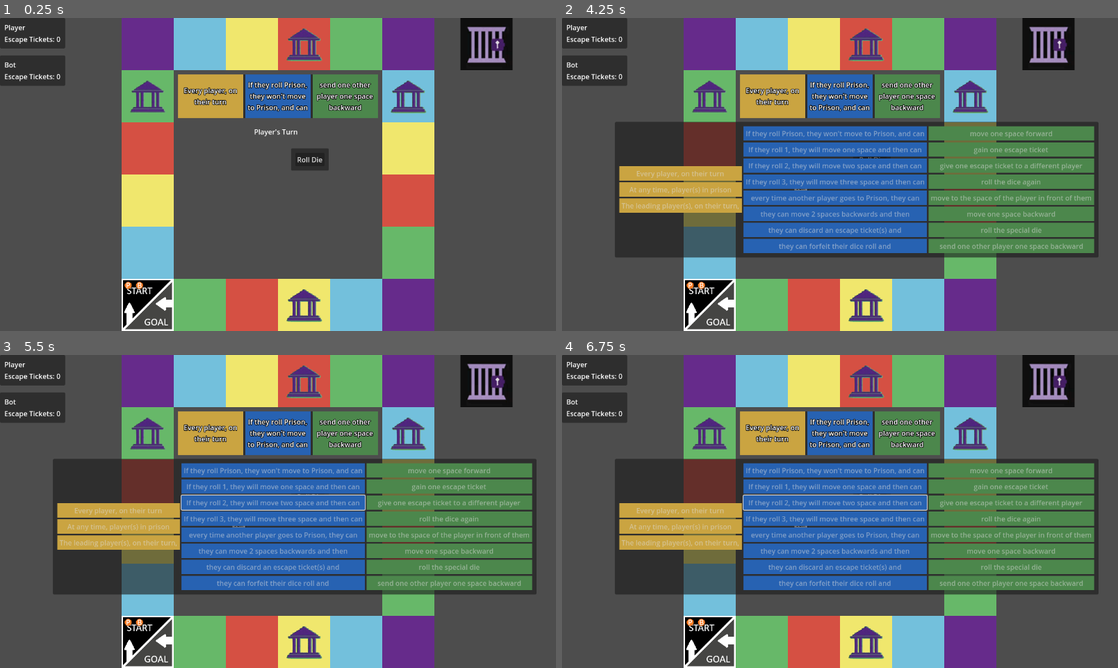
Above: before the commit, frames 1-4 (two rows, left to right).
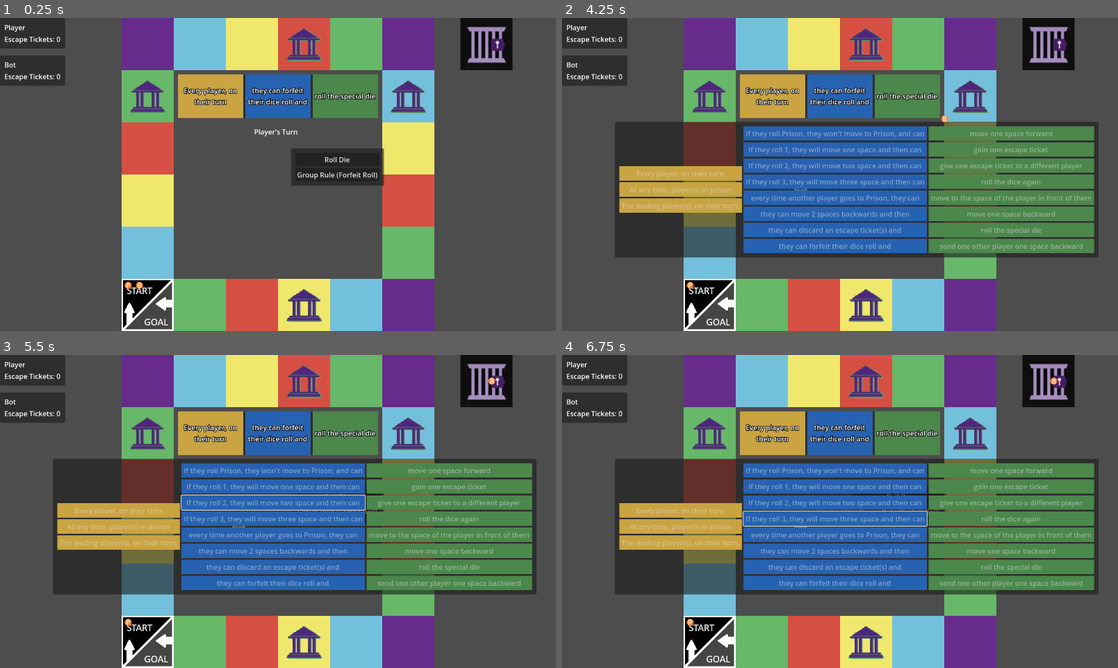
Above: after the commit, the same moments.

Repository: tjfeldman/RulesRace
Game: Godot game, scene res://rules_race_board.tscn
The game is run twice, just before and just after one commit, with the same random seed, the same clock (stepped at 60 frames per second) and the same inputs.
Inputs (mouse positions are in pixels of both pictures, inside the frame that each line leads up to):
- Up to frame 1 (0.25 s): no input
- Up to frame 2 (4.25 s): click "Roll Die" at 0.5 s; tap Enter at 1.25, 3.5 s; move the mouse to (962, 158) at 1.27 s; click (962, 158) at 1.42 s; click "End Turn" at 2 s; tap Space at 2.75 s; move the mouse to (728, 190) at 2.77 s; click (728, 190) at 2.92 s; move the mouse to (895, 105) at 3.52 s; click (895, 105) at 3.67 s
- Up to frame 3 (5.5 s): click (311, 495) at 4.25 s, where only the run before the commit has a clickable "Roll Die"; click (311, 495) at 5 s, where only the run before the commit has a clickable "Roll Die"
- Up to frame 4 (6.75 s): click "Roll Die" (after the commit: "Group Rule (Forfeit Roll)") at 5.75 s; click "Roll Die" (after the commit: "Group Rule (Forfeit Roll)") at 6.5 s

The runs differ from the first frame. In frame 1, 2.7% of the frame differs, in the area x 44-70%, y 20-54%; in frame 2, 1.2%; in frame 3, 1.2%; in frame 4, 1.8%.

Commit message:
The game now ends when all but 1 player has crossed the finish line. Improved handling of leading player and next player ahead.
Signed-off-by: Tyler Feldman <tyler.feldman148@gmail.com>

Diff:
--- a/scenes/playerUI.tscn
+++ b/scenes/playerUI.tscn
@@ -20,17 +20,30 @@
 [node name="VBoxContainer" type="VBoxContainer" parent="PanelContainer/MarginContainer"]
 layout_mode = 2
 
-[node name="PlayerName" type="Label" parent="PanelContainer/MarginContainer/VBoxContainer"]
+[node name="HBoxContainer" type="HBoxContainer" parent="PanelContainer/MarginContainer/VBoxContainer"]
+layout_mode = 2
+
+[node name="Leading" type="Label" parent="PanelContainer/MarginContainer/VBoxContainer/HBoxContainer"]
+visible = false
+layout_mode = 2
+text = "👑"
+
+[node name="PlayerName" type="Label" parent="PanelContainer/MarginContainer/VBoxContainer/HBoxContainer"]
 layout_mode = 2
 text = "Player"
 
-[node name="HBoxContainer" type="HBoxContainer" parent="PanelContainer/MarginContainer/VBoxContainer"]
+[node name="TicketCounter" type="HBoxContainer" parent="PanelContainer/MarginContainer/VBoxContainer"]
 layout_mode = 2
 
-[node name="EscapeTicket" type="Label" parent="PanelContainer/MarginContainer/VBoxContainer/HBoxContainer"]
+[node name="EscapeTicket" type="Label" parent="PanelContainer/MarginContainer/VBoxContainer/TicketCounter"]
 layout_mode = 2
 text = "Escape Tickets:"
 
-[node name="Count" type="Label" parent="PanelContainer/MarginContainer/VBoxContainer/HBoxContainer"]
+[node name="Count" type="Label" parent="PanelContainer/MarginContainer/VBoxContainer/TicketCounter"]
 layout_mode = 2
 text = "0"
+
+[node name="Finished" type="Label" parent="PanelContainer/MarginContainer/VBoxContainer"]
+visible = false
+layout_mode = 2
+text = "Player"
--- /dev/null
+++ b/scenes/results.tscn
@@ -0,0 +1,36 @@
+[gd_scene load_steps=2 format=3 uid="uid://du8y68lf1j8x7"]
+
+[ext_resource type="Script" uid="uid://b3fkq5ncjuf25" path="res://scripts/Results.gd" id="1_qh7lt"]
+
+[node name="Leaderboard" type="CenterContainer"]
+anchors_preset = 15
+anchor_right = 1.0
+anchor_bottom = 1.0
+grow_horizontal = 2
+grow_vertical = 2
+script = ExtResource("1_qh7lt")
+
+[node name="PanelContainer" type="PanelContainer" parent="."]
+layout_mode = 2
+
+[node name="MarginContainer" type="MarginContainer" parent="PanelContainer"]
+layout_mode = 2
+
+[node name="VBoxContainer" type="VBoxContainer" parent="PanelContainer/MarginContainer"]
+layout_mode = 2
+
+[node name="Label" type="Label" parent="PanelContainer/MarginContainer/VBoxContainer"]
+layout_mode = 2
+text = "Game Results"
+
+[node name="PlayersPanel" type="PanelContainer" parent="PanelContainer/MarginContainer/VBoxContainer"]
+layout_mode = 2
+
+[node name="PlayersList" type="VBoxContainer" parent="PanelContainer/MarginContainer/VBoxContainer/PlayersPanel"]
+layout_mode = 2
+
+[node name="Button" type="Button" parent="PanelContainer/MarginContainer/VBoxContainer"]
+layout_mode = 2
+text = "OKAY"
+
+[connection signal="pressed" from="PanelContainer/MarginContainer/VBoxContainer/Button" to="." method="_on_button_pressed"]
--- a/scripts/ActionManager.gd
+++ b/scripts/ActionManager.gd
@@ -12,6 +12,7 @@
 };
 
 func _ready() -> void:
+	Events.player_reached_goal.connect(_player_has_finished);
 	#connect button event to send itself
 	for action_button in action_buttons.get_children():
 		action_button.pressed.connect(_on_action_btn_pressed.bind(action_button));
@@ -45,6 +46,9 @@
 	for action_button in action_buttons.get_children():
 		action_button.disabled = false;
 
+func _player_has_finished(player: Player):
+	if player == TurnManager.get_turn_player():
+		self.visible = false;
 """
 Functions for Prompts
 """
--- a/scripts/Events.gd
+++ b/scripts/Events.gd
@@ -10,8 +10,11 @@
 signal gain_die_roll(special: bool);
 
 #Move Events
-signal player_moved(player: Player);
+signal player_moved();
 signal player_reached_goal(player: Player);
 
 #Group Rule Events
 signal action_trigger(pair: EventPair);
+
+#Game Over Event
+signal game_over();
--- a/scripts/GroupRuleManager.gd
+++ b/scripts/GroupRuleManager.gd
@@ -100,9 +100,9 @@
 		GroupRules.Effect.GAIN_TICKET:
 			affectedPlayer.addEscapeTicket();
 		GroupRules.Effect.REROLL_DIE:
-			await Events.emit_signal("gain_die_roll", false);
+			Events.gain_die_roll.emit(false);
 		GroupRules.Effect.ROLL_SPECIAL_DIE:
-			await Events.emit_signal("gain_die_roll", true);
+			Events.gain_die_roll.emit(true);
 		GroupRules.Effect.MOVE_TO_PLAYER_AHEAD:
 			await affectedPlayer.moveToPlayer(PlayerManager.getPlayerAhead(affectedPlayer));
 		GroupRules.Effect.MOVE_BACK:
--- a/scripts/GroupRuleSelector.gd
+++ b/scripts/GroupRuleSelector.gd
@@ -179,8 +179,8 @@
 #TESTING ONLY METHOD
 func _set_new_rule():
 	var selectedWhen = When.TURN;
-	var selectedTrigger = Trigger.ROLL_PRISON;
-	var selectedEffect = Effect.SEND_PLAYER_BACK_ONE;
+	var selectedTrigger = Trigger.FORFEIT_DIE;
+	var selectedEffect = Effect.ROLL_SPECIAL_DIE;
 
 	var whenBtn = whenGroup.get_buttons().filter(func(btn): if btn.type == selectedWhen: return btn)[0];
 	var triggerBtn = triggerGroup.get_buttons().filter(func(btn):  if btn.type == selectedTrigger: return btn)[0];
--- a/scripts/Main.gd
+++ b/scripts/Main.gd
@@ -7,6 +7,7 @@
 
 func _ready() -> void:
 	#start game
+	Events.game_over.connect(_game_is_over);
 	call_deferred("_start_game");
 
 func _start_game():
@@ -24,3 +25,10 @@
 	#turn_status.text = "%s's Turn" % PlayerManager.getCurrentTurnPlayer().playerName;
 	#Events.emit_signal("start_turn");
 	turn_manager.startRace();
+
+func _game_is_over():
+	for child in turn_manager.get_children():
+		child.visible = false;
+	var results = preload("res://scenes/results.tscn");
+	var results_ui = results.instantiate();
+	self.get_parent().add_child(results_ui);
--- a/scripts/Player/PlayerCharacter.gd
+++ b/scripts/Player/PlayerCharacter.gd
@@ -58,7 +58,7 @@
 		else:
 			await _movePlayerBackward();
 			x += 1;
-	Events.emit_signal("player_moved", self);
+	Events.emit_signal("player_moved");
 
 func moveToPlayer(player: Player):
 	var dist = player.getBoardPosition() - _boardPosition;
@@ -69,7 +69,7 @@
 		else:
 			await _movePlayerBackward();
 			dist += 1;
-	Events.emit_signal("player_moved", self);
+	Events.emit_signal("player_moved");
 
 func _movePlayerForward():
 	#prevent movement if player is in jail or has finished
@@ -126,6 +126,6 @@
 	push_error("PlayerCharacter.confirmGroupEffect needs to be overridden");
 	pass;
 
-func selectTargetPlayer(playerlist: Array[Player], is_can_rule):
+func selectTargetPlayer(_playerlist: Array[Player], _is_can_rule):
 	push_error("PlayerCharacter.selectTargetPlayer needs to be overridden");
 	pass;
--- a/scripts/PlayerManager.gd
+++ b/scripts/PlayerManager.gd
@@ -4,43 +4,62 @@
 @export var board: Gameboard;
 
 static var _players : Array[Player];
-static var _leading_player: Player = null;
-static var _leading_pos: int = 0;
+static var _winning_order: Array[Player];
+static var _player_board_order: Array[Player]; #Array[int, Player]
 static func getPlayers(): return _players.duplicate();
 static func getPrisonPlayers(): return getPlayers().filter(func(p): if p.isInJail(): return p);
-static func getLeadingPlayer(): return _leading_player;
+static func getWinningOrder(): return _winning_order;
+static func isGameOver(): return _players.size() == 1;
 
 func _ready() -> void:
-	Events.player_moved.connect(_update_leading_player);
+	Events.player_moved.connect(_update_board_order);
+	Events.player_reached_goal.connect(_player_reaches_goal);
 	for child in self.get_children():
 		if child is Player:
 			child.board = board;
 			_players.append(child);
+			_player_board_order.append(child);
 
-func _update_leading_player(player: Player):
-	#The leading player is the single player who is furthest away on the board
-	var pos = player.getBoardPosition();
-	if pos > _leading_pos:
-		_leading_pos = pos;
-		_leading_player = player;
-	elif pos == _leading_pos:
-		#players do not share leads
-		_leading_player = null;
+func _player_reaches_goal(player: Player):
+	_players.erase(player);
+	_player_board_order.erase(player);
+	_winning_order.push_back(player);
+	if isGameOver():
+		_winning_order.push_back(_players[0]);
+		Events.emit_signal("game_over");
+
+func _update_board_order():
+	_player_board_order.sort_custom(func(a, b): a.getBoardPosition() > b.getBoardPosition());
+
+#returns 0 if player hasn't finished
+static func getPlayerFinishedPlace(player: Player):
+	return _winning_order.find(player) + 1;
+
+static func getLeadingPlayer():
+	if _player_board_order.size() < 2:
+		return null;
+
+	var first = _player_board_order[0];
+	var second = _player_board_order[1];
+
+	if first.getBoardPosition() != second.getBoardPosition():
+		return first;
+	return null;
 
 static func getPlayerAhead(player: Player):
-	#This isn't optimized, but max player size will be 12 so the affect is negligible
-	var otherPlayers = getListOfAllOtherPlayers(player);
 	var pos = player.getBoardPosition();
+	var i = _player_board_order.find(player)
 
-	var closestDist = INF;
-	var closestPlayer = null;
-	for p in otherPlayers:
-		var dist = p.getBoardPosition() - pos;
-		if (dist > 0 and dist < closestDist):
-			closestDist = dist;
-			closestPlayer = p;
+	while i > 0:
+		#we check the next player in the board order
+		i-= 1;
+		var next_player = _player_board_order[i];
+		if next_player.getBoardPosition() > pos:
+			#if this player's position is greater, they are ahead of you
+			return next_player;
 
-	return closestPlayer;
+	#no player is ahead of you
+	return null;
 
 #returns list of other active players
 static func getListOfAllOtherPlayers(player: Player):
--- a/scripts/PlayerUI.gd
+++ b/scripts/PlayerUI.gd
@@ -1,7 +1,10 @@
 extends Control
 
-@onready var player_name: Label = $PanelContainer/MarginContainer/VBoxContainer/PlayerName
-@onready var count: Label = $PanelContainer/MarginContainer/VBoxContainer/HBoxContainer/Count
+@onready var leading: Label = $PanelContainer/MarginContainer/VBoxContainer/HBoxContainer/Leading
+@onready var player_name: Label = $PanelContainer/MarginContainer/VBoxContainer/HBoxContainer/PlayerName
+@onready var ticket_counter: HBoxContainer = $PanelContainer/MarginContainer/VBoxContainer/TicketCounter
+@onready var count: Label = $PanelContainer/MarginContainer/VBoxContainer/TicketCounter/Count
+@onready var finished: Label = $PanelContainer/MarginContainer/VBoxContainer/Finished
 
 #only allow set player to be assigned once
 var assignedPlayer : Player:
@@ -13,6 +16,9 @@
 	update_ui();
 	player_name.text = assignedPlayer.playerName;
 	Events.updated_escape_tickets.connect(_on_player_ticket_count_update);
+	Events.player_moved.connect(_update_leading);
+	Events.player_reached_goal.connect(_on_player_finished);
+	Events.game_over.connect(_game_is_over);
 
 func update_ui():
 	count.text = str(assignedPlayer.getEscapeTicketCount());
@@ -21,3 +27,29 @@
 	#only call update when the assigned player is updated
 	if player == assignedPlayer:
 		update_ui();
+
+func _update_leading():
+	var leading_player = PlayerManager.getLeadingPlayer();
+	if leading_player == assignedPlayer:
+		leading.visible = true;
+	else:
+		leading.visible = false;
+
+func _on_player_finished(player: Player):
+	if player == assignedPlayer:
+		var place = PlayerManager.getPlayerFinishedPlace(player);
+		match place:
+			1:
+				finished.text = "FINISHED: 1st Place";
+			2:
+				finished.text = "FINISHED: 2nd Place";
+			3:
+				finished.text = "FINISHED: 3rd Place";
+			_:
+				finished.text = "FINISHED: %sth Place"%place;
+		ticket_counter.visible = false;
+		finished.visible = true;
+
+func _game_is_over():
+	if !finished.visible:
+		_on_player_finished(assignedPlayer);
--- /dev/null
+++ b/scripts/Results.gd
@@ -0,0 +1,27 @@
+extends Node
+
+@onready var players_list: VBoxContainer = $PanelContainer/MarginContainer/VBoxContainer/PlayersPanel/PlayersList
+
+
+func _ready() -> void:
+	var finished = PlayerManager.getWinningOrder();
+	for i in range(finished.size()):
+		var player = finished[i];
+		var label = Label.new();
+		label.text = "%s - %s"%[player.playerName, _get_place(i+1)];
+		players_list.add_child(label);
+
+func _get_place(place):
+	match place:
+		1:
+			return "1st 🥇";
+		2:
+			return "2nd 🥈";
+		3:
+			return "3rd 🥉";
+		_:
+			return "%sth"%place;
+
+
+func _on_button_pressed() -> void:
+	get_tree().quit();
--- a/scripts/TurnManager.gd
+++ b/scripts/TurnManager.gd
@@ -31,6 +31,7 @@
 Once they roll the standard die, their turn ends and they cannot use escape tickets or group rules.
 """
 func _start_next_turn():
+	if PlayerManager.isGameOver(): return; #End the Game
 	#refresh round order if round order is empty
 	if _round_order.is_empty(): _round_order = PlayerManager.getPlayers();
 	_turn_player = _round_order.pop_front();
@@ -44,6 +45,11 @@
 
 func _calculate_actions():
 	await _verify_all_players_ready();
+	#if player has finished, instantly end their turn and move to nextr player
+	if _turn_player.hasFinished():
+		_start_next_turn();
+		return;#make sure we break out of function
+
 	#create a dictionary of actions.
 	#Key = Actions
 	#Value = callable func
@@ -67,7 +73,6 @@
 	_turn_player.setActionOptions(actions);
 
 func _gain_die(special_die: bool):
-	var actions: Dictionary[Actions.Type, Callable];
 	if special_die:
 		_hasSpecialDie = true;
 	else:
@@ -126,7 +131,7 @@
 """
 Handle Turn Actions
 """
-func _on_dice_has_rolled(type: Dice.Type, roll: Variant) -> void:
+func _on_dice_has_rolled(_type: Dice.Type, roll: Variant) -> void:
 	if await group_rule_manager.check_roll_trigger(_turn_player, roll):
 		turn_status.text = "%s triggered the group rule" %_turn_player.playerName;
 		_calculate_actions();
Not shown, added: scripts/Results.gd.uid
Not shown, changed: .gitignore
